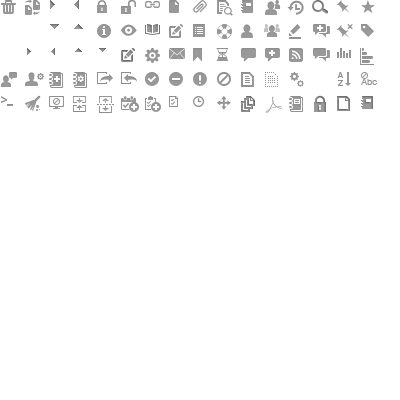
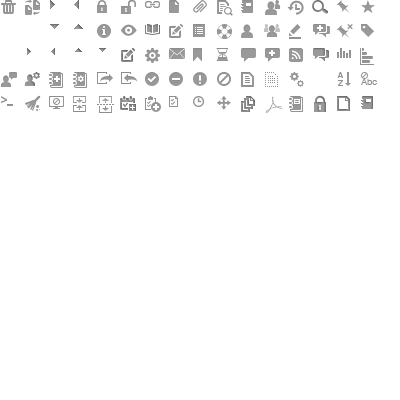
Layers edited between the first and the second 400x400 image:
painted on "forum" over [321, 48, 330, 62]
painted on "admin" over [24, 72, 44, 86]
added layer "create event" (2nd of 2, in "censor kewords" › "create event" › "create task") in group "create task" over [120, 96, 136, 111]
removed layer "Shape 134 copy 2" from group "create event" over [131, 104, 137, 110]
removed layer "Shape 133 copy 2" from group "create event" over [129, 102, 139, 112]
removed layer "Calendar Mini Icon copy" from group "create event" over [121, 96, 136, 110]
hid "Layer 1" over [24, 48, 330, 112]
